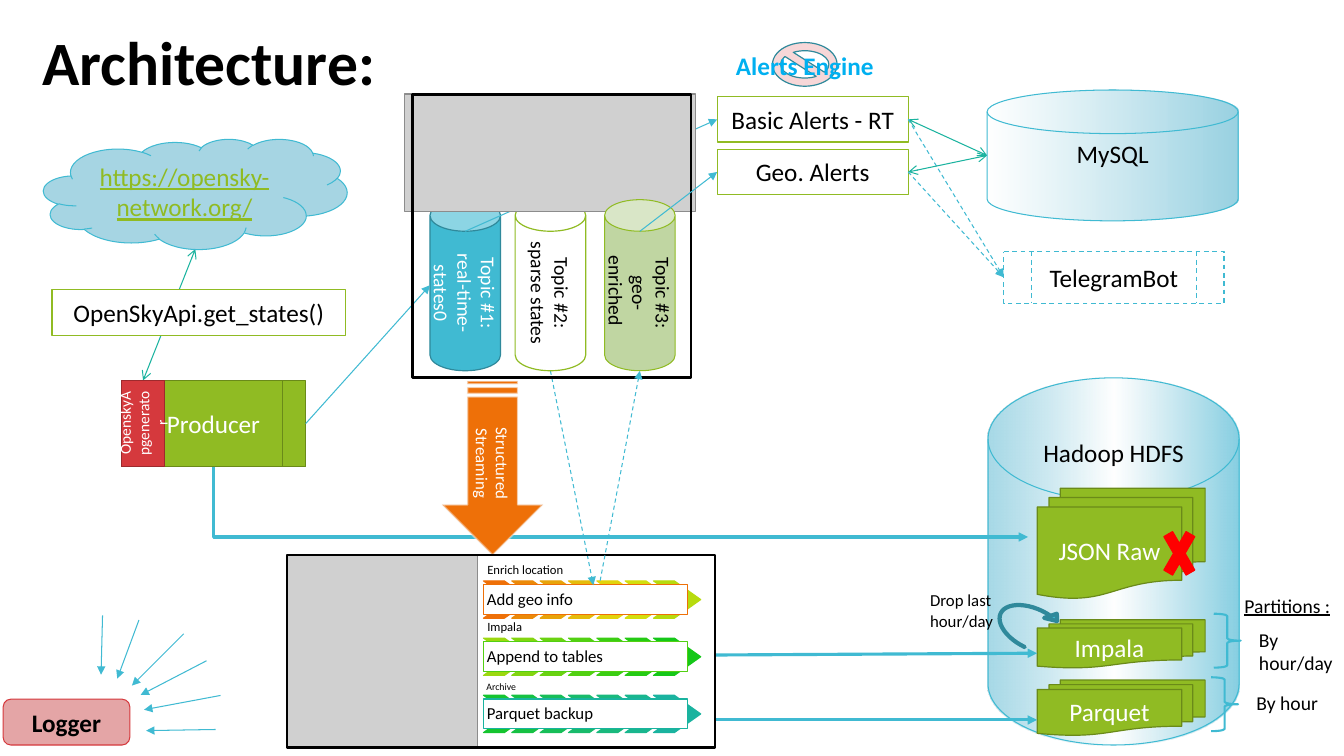
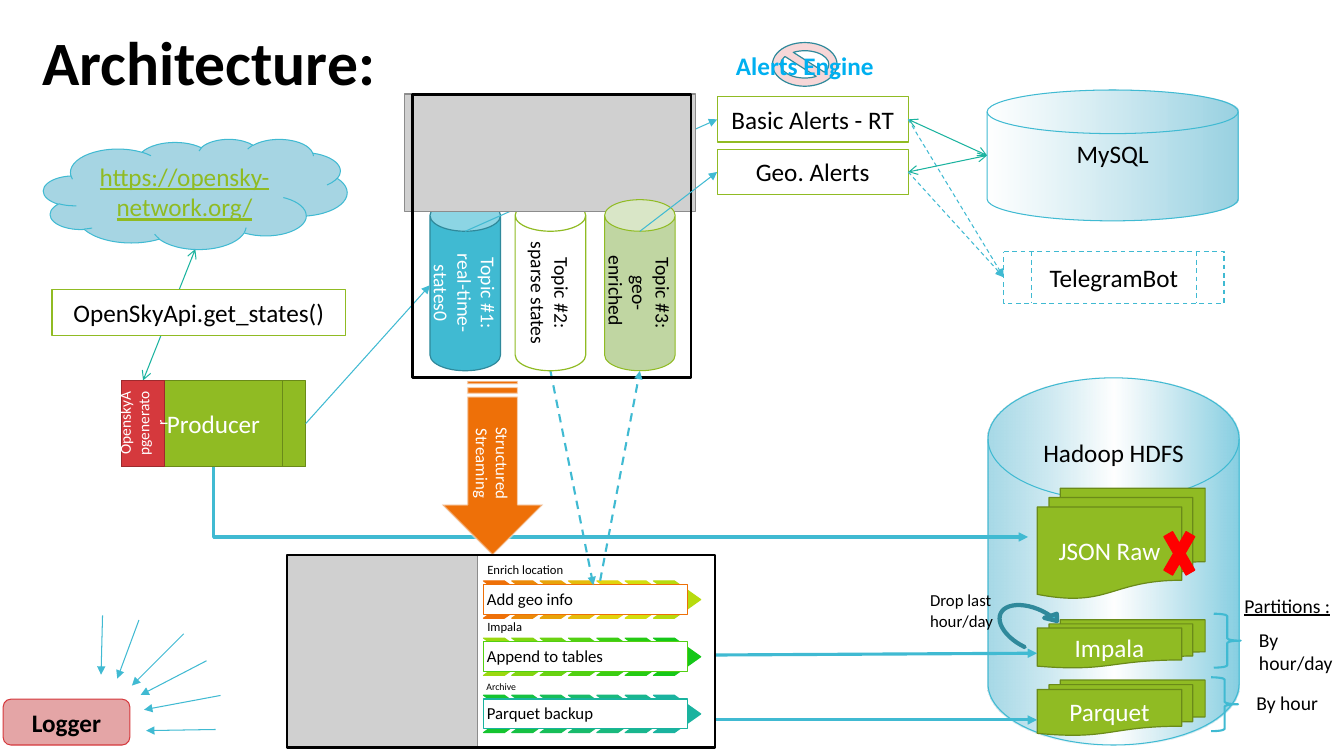
Before and after one commit to livgeni/NayaDE-Final-Project, a slide deck: slide 4 of FinalProjectDesign.pptx. Drawn at 1344x756 pixels with LibreOffice and Linux fonts; fonts in the diff are those of the drawing; grey boxes stand for pictures. Boxes give left, top, right and bottom in pixels: in the first picture for what was removed or moved away, otherwise in the second. Text is boxed around its words. In the diff, an @@ line names an element or a change of style, - is before the commit and + after.

```diff
--- a/FinalProjectDesign.pptx
+++ b/FinalProjectDesign.pptx
@@ arrow (551, 371) - (594, 586): stroke #40BAD2 0.75 pt dashed to #40BAD2 1.5 pt dashed @@
@@ arrow (600, 581) - (640, 371): stroke #40BAD2 0.75 pt dashed to #40BAD2 1.5 pt dashed @@
```
Also in this commit, not shown: 1 other slide changed.
